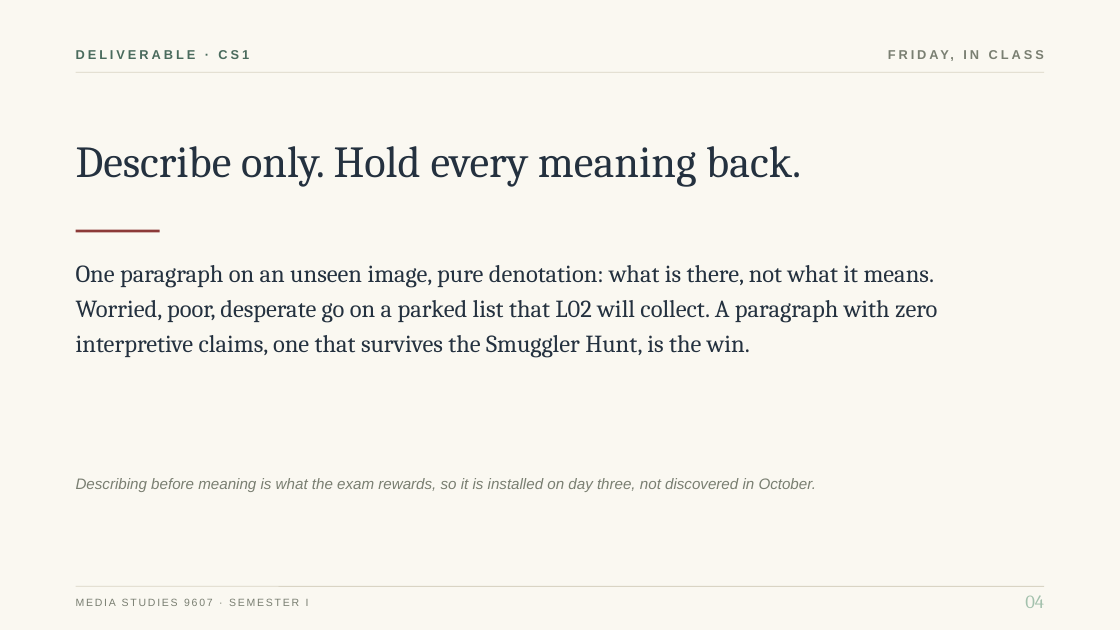
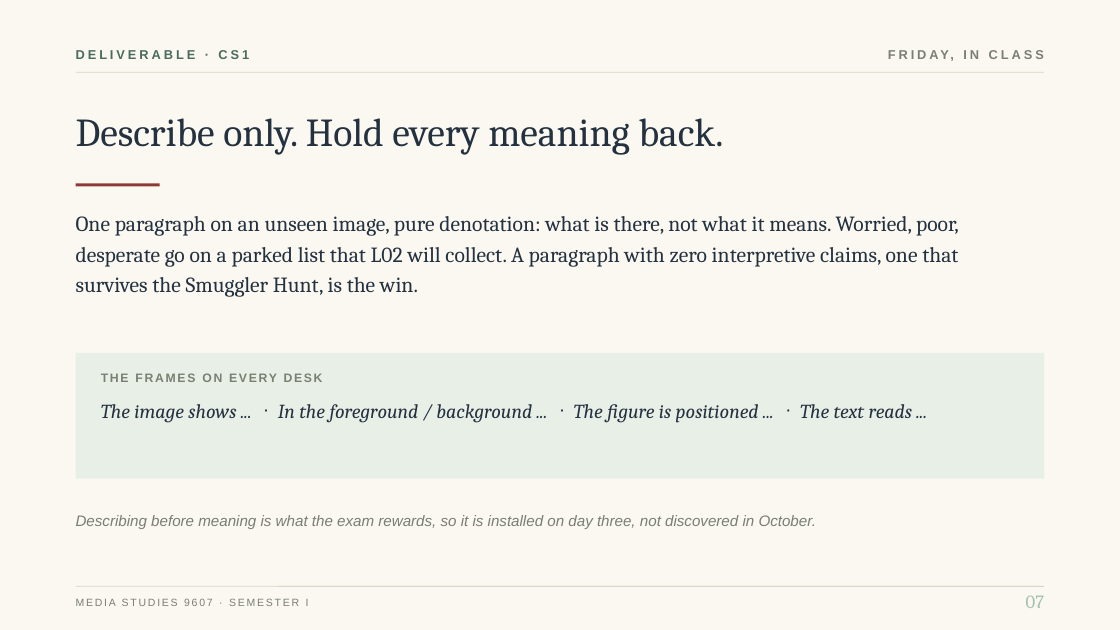
Before and after one commit to ohwowgreat/courses-site, a slide deck: slide 12 of content/decks/media-studies/media-studies-s1-lesson-01-the-four-key-concepts.pptx (slide 11 before the commit). Drawn at 1120x630 pixels with LibreOffice and Linux fonts; fonts in the diff are those of the drawing. Boxes give left, top, right and bottom in pixels: in the first picture for what was removed or moved away, otherwise in the second. Text is boxed around its words. In the diff, an @@ line names an element or a change of style, - is before the commit and + after.

```diff
--- a/content/decks/media-studies/media-studies-s1-lesson-01-the-four-key-concepts.pptx
+++ b/content/decks/media-studies/media-studies-s1-lesson-01-the-four-key-concepts.pptx
@@ text "Describe only. Hold every meaning ..." moved from (x1=76, y1=146, x2=801, y2=187) to (x1=76, y1=118, x2=724, y2=155) @@
@@ text "Describe only. Hold every meaning ..." at (x1=76, y1=118, x2=724, y2=155): size 38 to 34 pt @@
@@ text "One paragraph on an unseen ..." moved from (x1=76, y1=265, x2=937, y2=357) to (x1=76, y1=216, x2=959, y2=297) @@
@@ text "One paragraph on an unseen ..." at (x1=76, y1=216, x2=959, y2=297): size 21 to 18.5 pt; line spacing 30pt to 26pt @@
@@ line moved from (76, 231) - (160, 231) to (76, 185) - (160, 185) @@
@@ rectangle added at (x1=76, y1=353, x2=1044, y2=479), fill #E8EFE7 @@
@@ text added at (x1=101, y1=365, x2=605, y2=391), 10.5 pt, text #7A7F72, bold @@
+THE FRAMES ON EVERY DESK
@@ text added at (x1=101, y1=404, x2=912, y2=423), 17 pt, text #24313F, italic @@
+The image shows ... · In the foreground / background ... · The figure is positioned ... · The text reads ...
@@ text "Describing before meaning is what ..." moved from (x1=76, y1=478, x2=816, y2=492) to (x1=76, y1=515, x2=816, y2=529) @@
@@ text at (x1=1026, y1=595, x2=1044, y2=608): text changed @@
-04
+07
```
Also in this commit, not shown: 4 other slides changed, 3 slides added, 2 slides removed, 39 other files.
